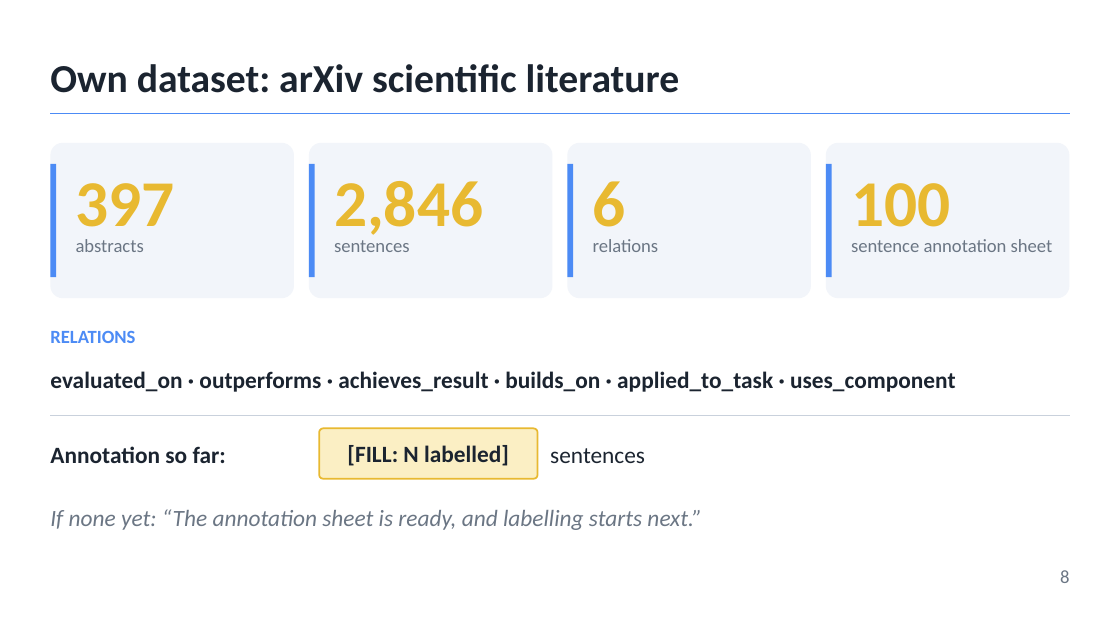
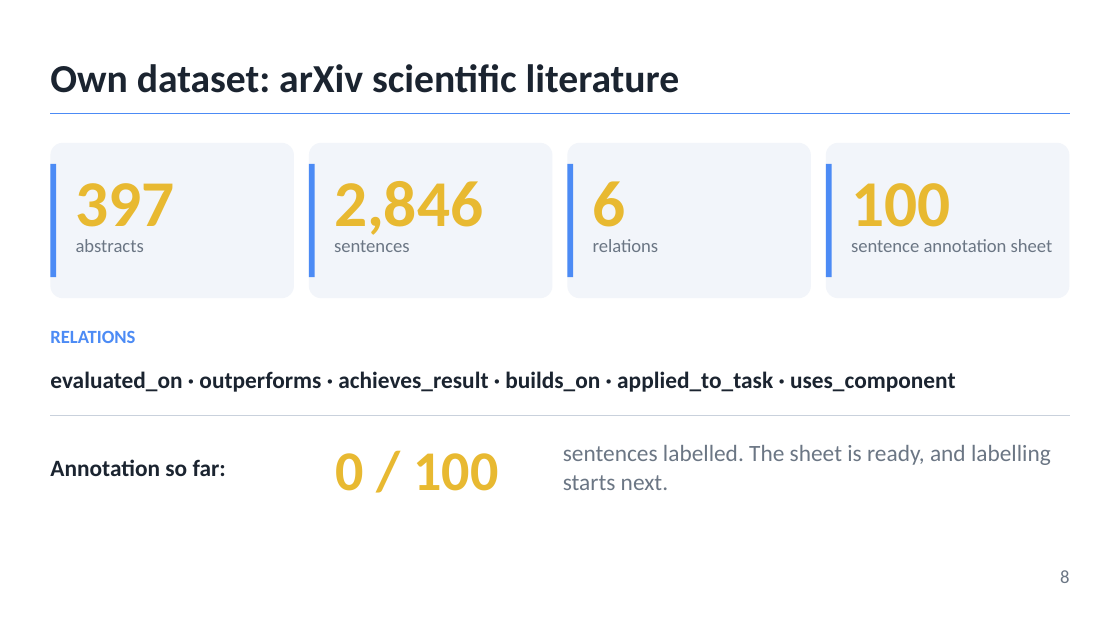
Before and after one commit to ManoharNaidu/REPaL, a slide deck: slide 8 of 2026-10-10-project-update.pptx. Drawn at 1120x630 pixels with LibreOffice and Linux fonts; fonts in the diff are those of the drawing. Boxes give left, top, right and bottom in pixels: in the first picture for what was removed or moved away, otherwise in the second. Text is boxed around its words. In the diff, an @@ line names an element or a change of style, - is before the commit and + after.

```diff
--- a/2026-10-10-project-update.pptx
+++ b/2026-10-10-project-update.pptx
@@ text "Annotation so far:": place and size @@
-text "Annotation so far:" at box(50, 446, 226, 463)
+text "Annotation so far:" at box(50, 459, 226, 476)
@@ rounded rectangle removed at box(319, 429, 538, 479) @@
-[FILL: N labelled]
@@ text at box(563, 445, 1051, 490): text changed; text colour #1B2430 to #6B7684 @@
-sentences
+sentences labelled. The sheet is ready, and labelling starts next.
@@ text added at box(336, 453, 499, 491), 48 pt, text #E8B931, bold @@
+0 / 100
@@ text removed at box(50, 509, 702, 530) @@
-If none yet: “The annotation sheet is ready, and labelling starts next.”
```
Also in this commit, not shown: 3 other slides changed, 2 other files.
